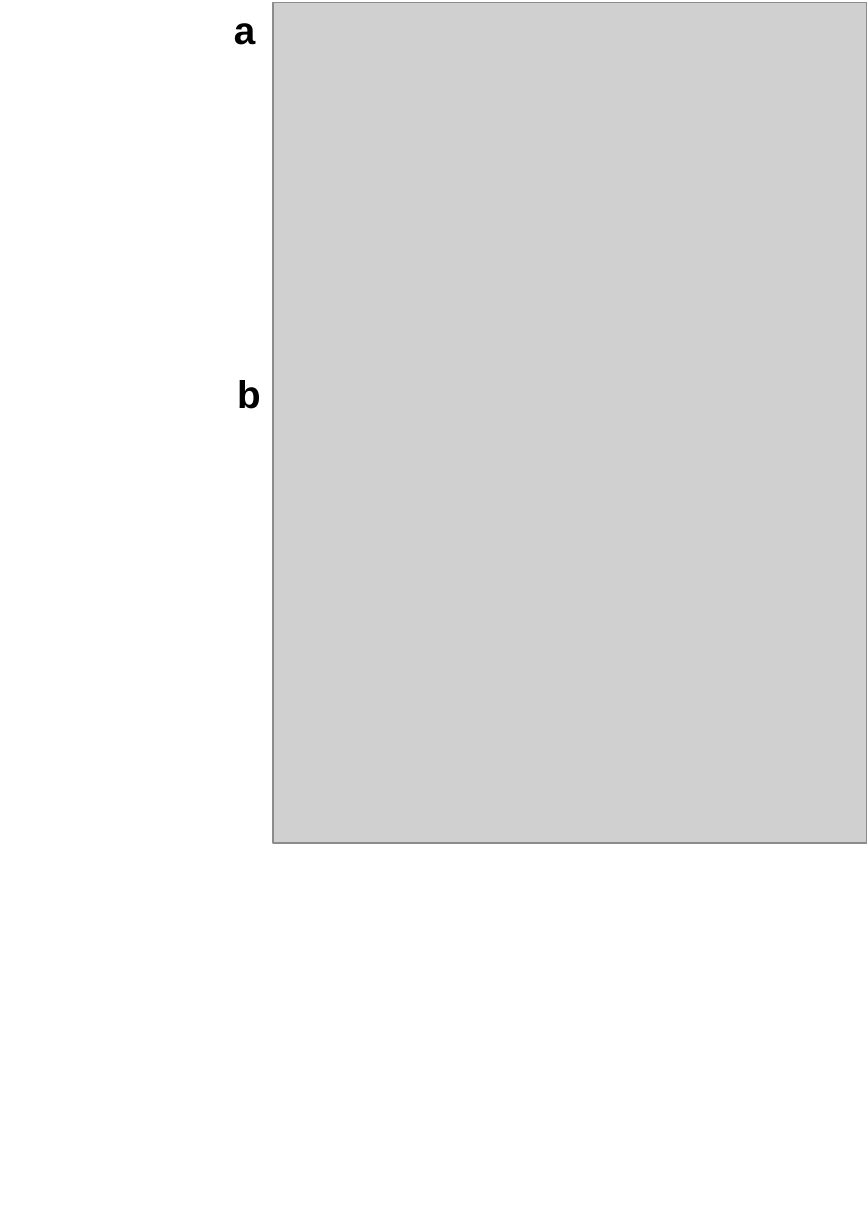
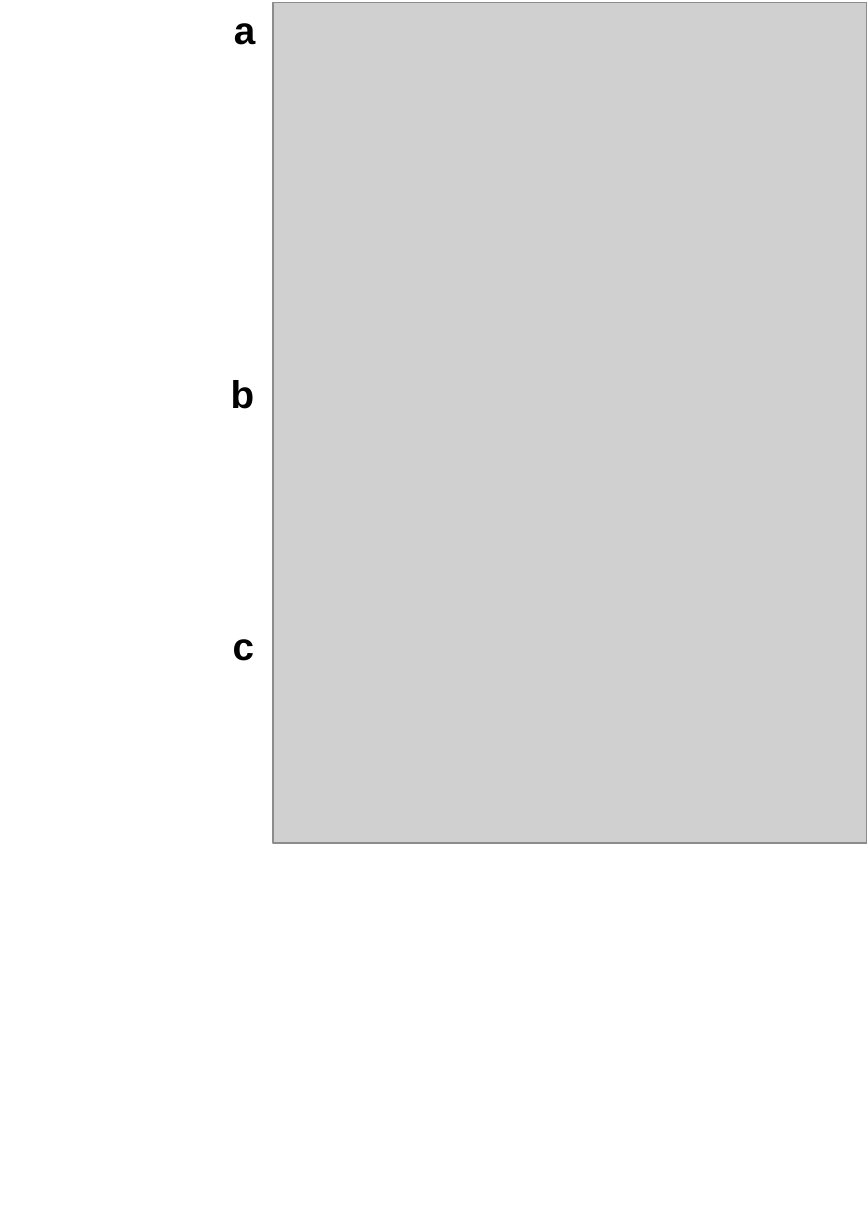
Before and after one commit to meyresearch/amino_acid_distance_distributions, a slide deck: slide 1 of plots/Fig1.pptx. Drawn at 867x1232 pixels with LibreOffice and Linux fonts; fonts in the diff are those of the drawing; grey boxes stand for pictures. Boxes give left, top, right and bottom in pixels: in the first picture for what was removed or moved away, otherwise in the second. Text is boxed around its words. In the diff, an @@ line names an element or a change of style, - is before the commit and + after.

```diff
--- a/plots/Fig1.pptx
+++ b/plots/Fig1.pptx
@@ text "b": place and size @@
-text "b" at box(237, 380, 261, 409)
+text "b" at box(231, 380, 255, 409)
@@ text added at box(233, 639, 254, 661), 24 pt, text #000000, bold @@
+c
```
Also in this commit, not shown: 21 other files.
